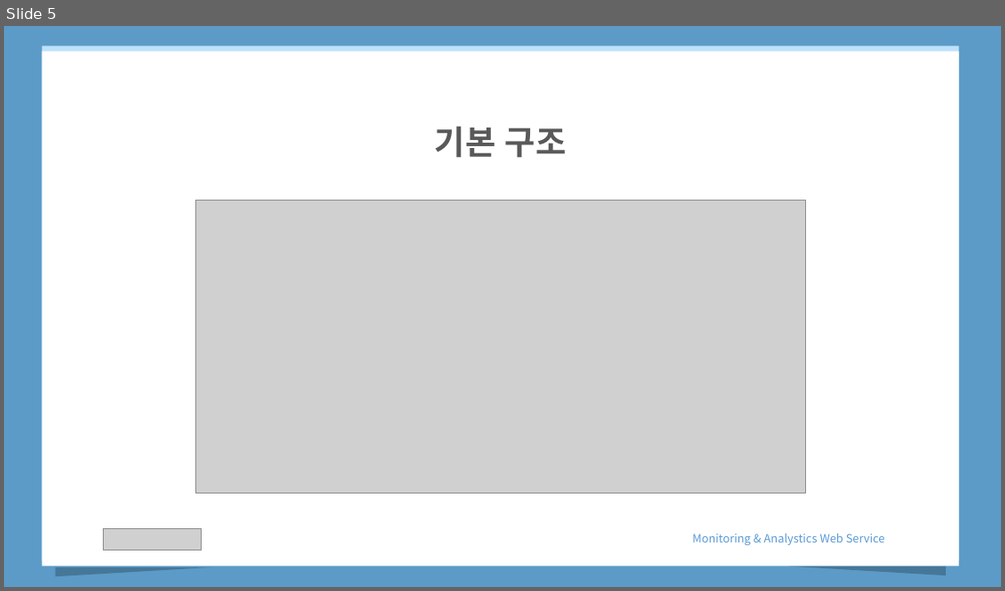
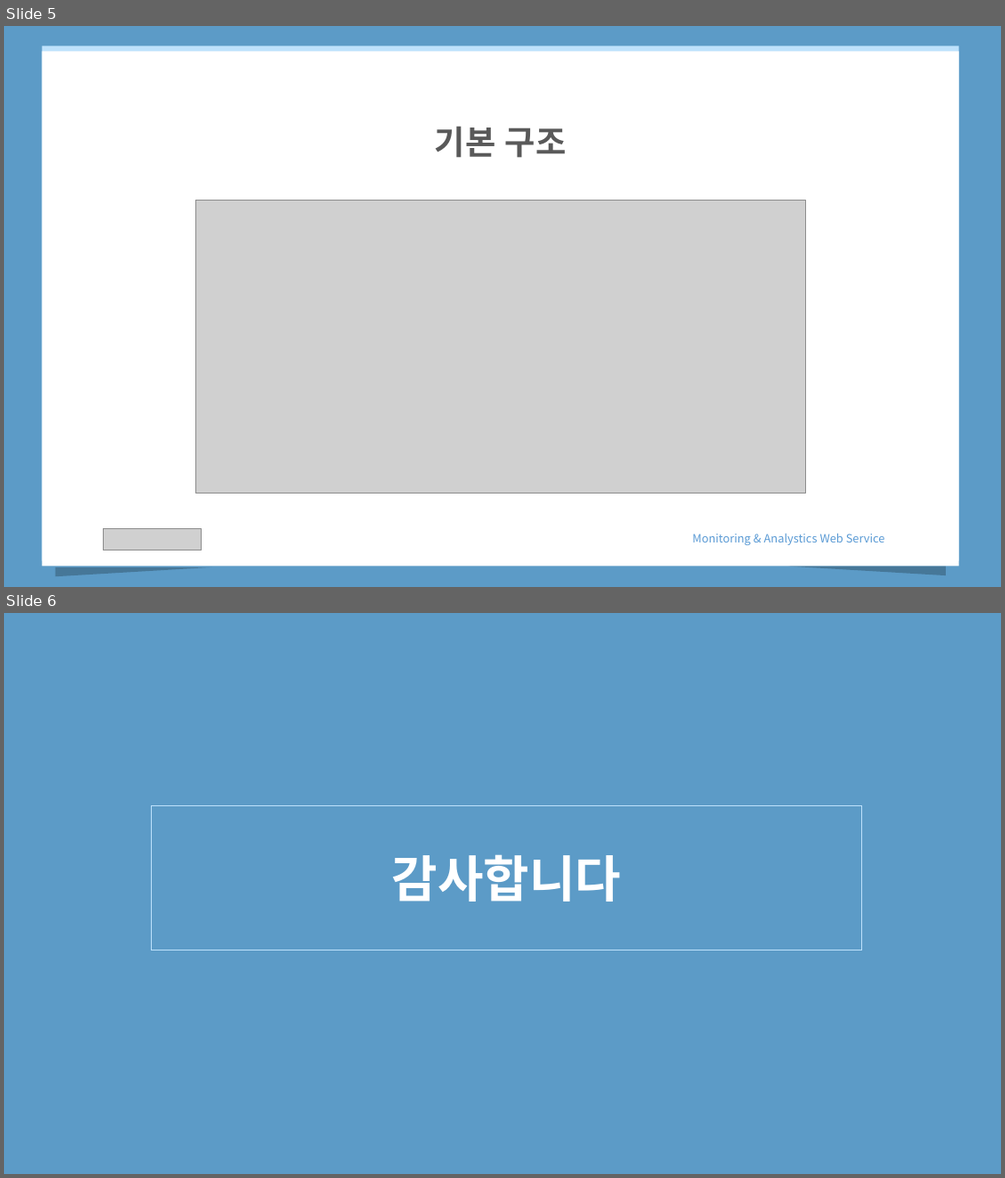
Before and after one commit to haomaru88/first_web, a slide deck: MonitoringWeb.pptx. Shown one above the other, each under a label of ours: slide 5 before the commit, slides 5 and 6 after it. The pictures are 1005x591 and 1005x1178 pixels, drawn with LibreOffice and Linux fonts; fonts in the diff are those of the drawing; grey boxes stand for pictures. Boxes give left, top, right and bottom in pixels: in the first picture for what was removed or moved away, otherwise in the second. Text is boxed around its words. In the diff, an @@ line names an element or a change of style, - is before the commit and + after.

```diff
--- a/MonitoringWeb.pptx
+++ b/MonitoringWeb.pptx
@@ slide 6 added at <box>4,613,1001,1174</box>, background #5C9BC7 @@
@@ rectangle added at <box>152,805,862,949</box>, outline #BEE2FC 1 pt, 48 pt, text #FFFFFF, bold @@
+감사합니다
```
Also in this commit, not shown: 1 slide changed, 6 slides removed, 1 other file.
